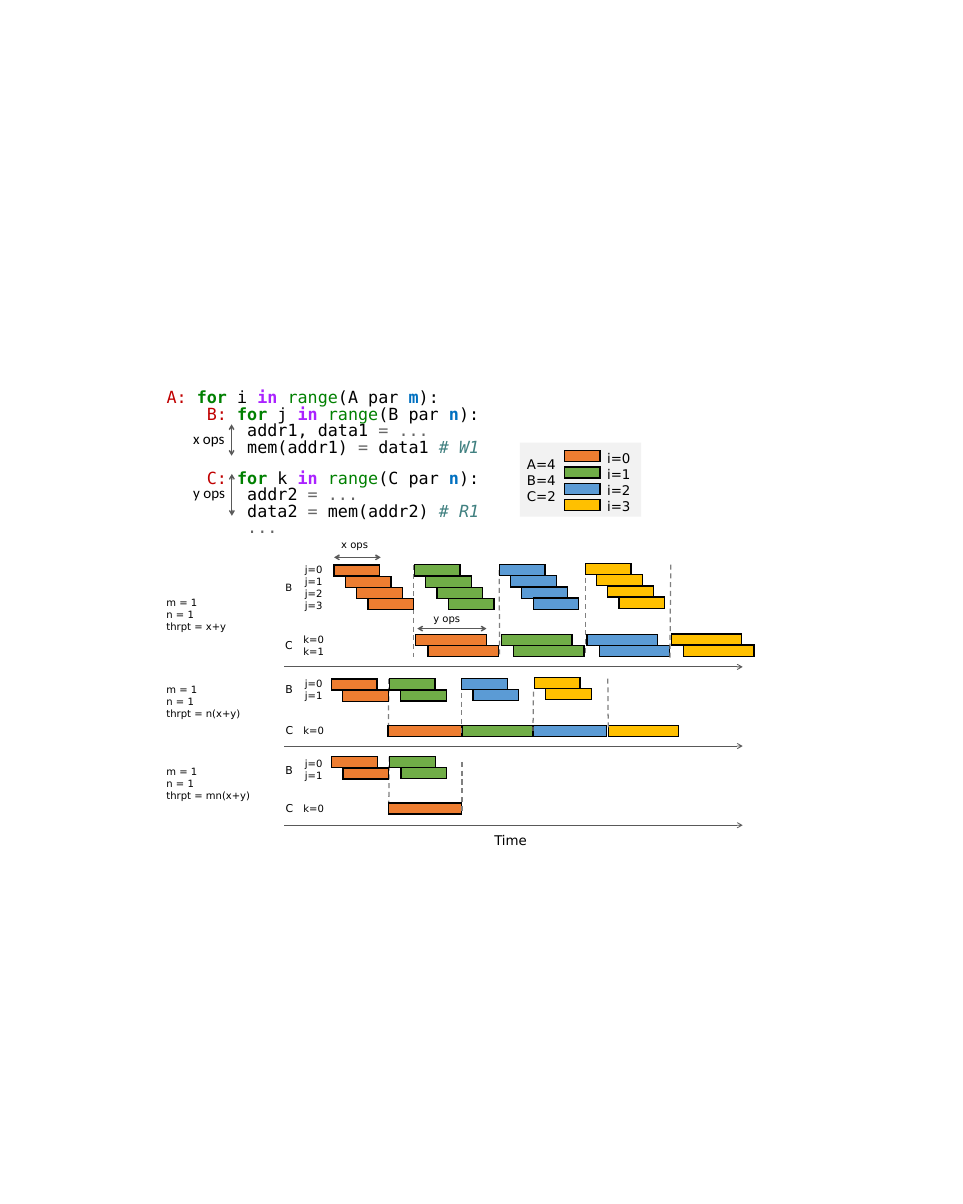
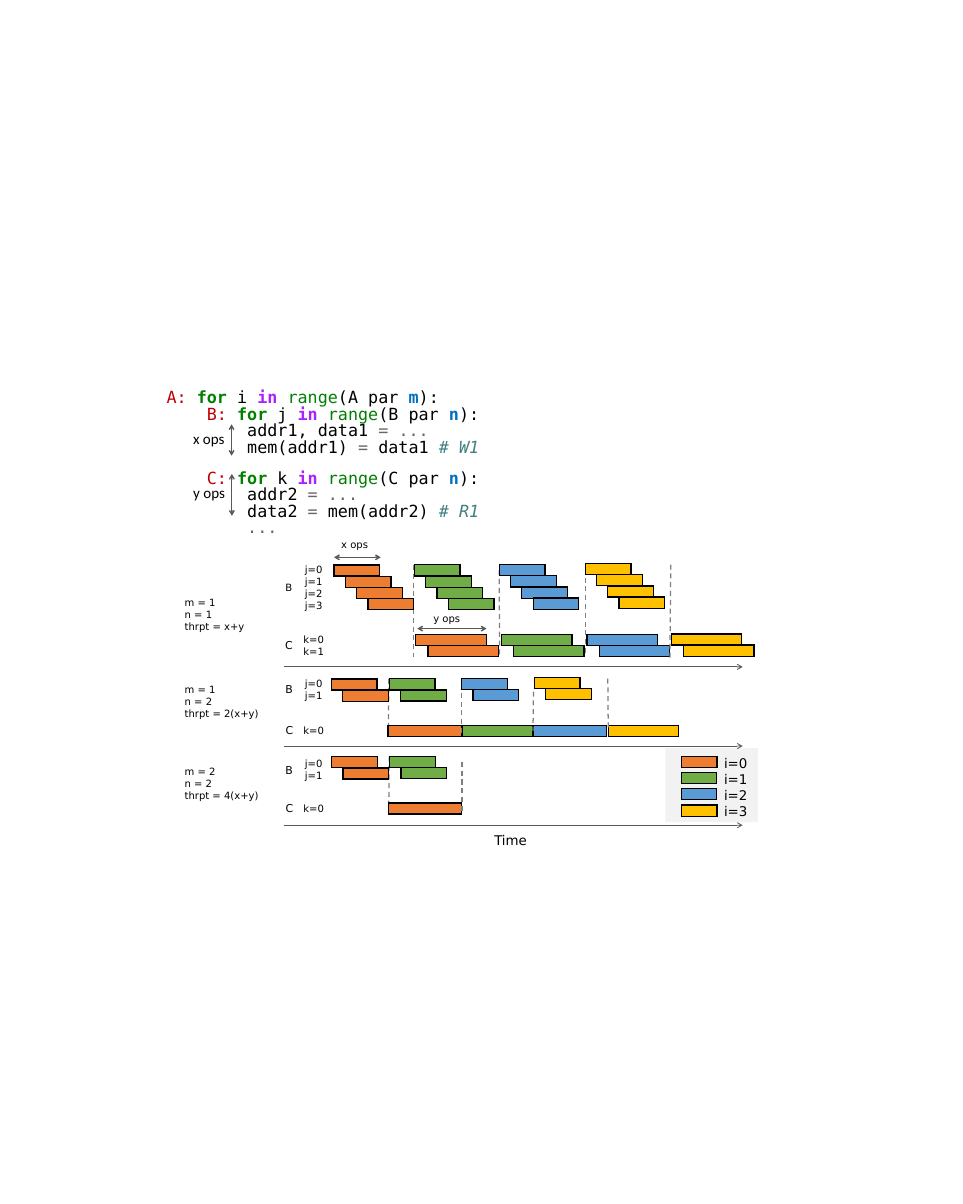
Before and after one commit to yaqiz01/dissertation, a slide deck: slide 1 of figs/figs.pptx. Drawn at 963x1204 pixels with LibreOffice and Linux fonts; fonts in the diff are those of the drawing. Boxes give left, top, right and bottom in pixels: in the first picture for what was removed or moved away, otherwise in the second. Text is boxed around its words. In the diff, an @@ line names an element or a change of style, - is before the commit and + after.

```diff
--- a/figs/figs.pptx
+++ b/figs/figs.pptx
@@ text removed at [527,459,556,501] @@
-A=4
-B=4
-C=2
@@ text "m = 1": place and size @@
-text "m = 1" at [166,598,226,632]
+text "m = 1" at [185,598,244,632]
@@ text "m = 1": place and size @@
-text "m = 1" at [166,686,240,719]
+text "m = 1" at [185,686,258,719]
@@ text at [185,698,258,719]: text changed @@
-n = 1
-thrpt = n(x+y)
+n = 2
+thrpt = 2(x+y)
@@ rectangle: place and size @@
-rectangle at [520,442,641,516]
+rectangle at [666,748,758,822]
@@ text at [185,767,258,801]: text changed @@
-m = 1
-n = 1
-thrpt = mn(x+y)
+m = 2
+n = 2
+thrpt = 4(x+y)
@@ 4 rectangles, 1 text: place and size @@
-4 rectangles, 1 text at [565,451,630,511]
+4 rectangles, 1 text at [681,756,747,816]
```
Also in this commit, not shown: 2 other slides changed, 1 slide added, 9 other files.
